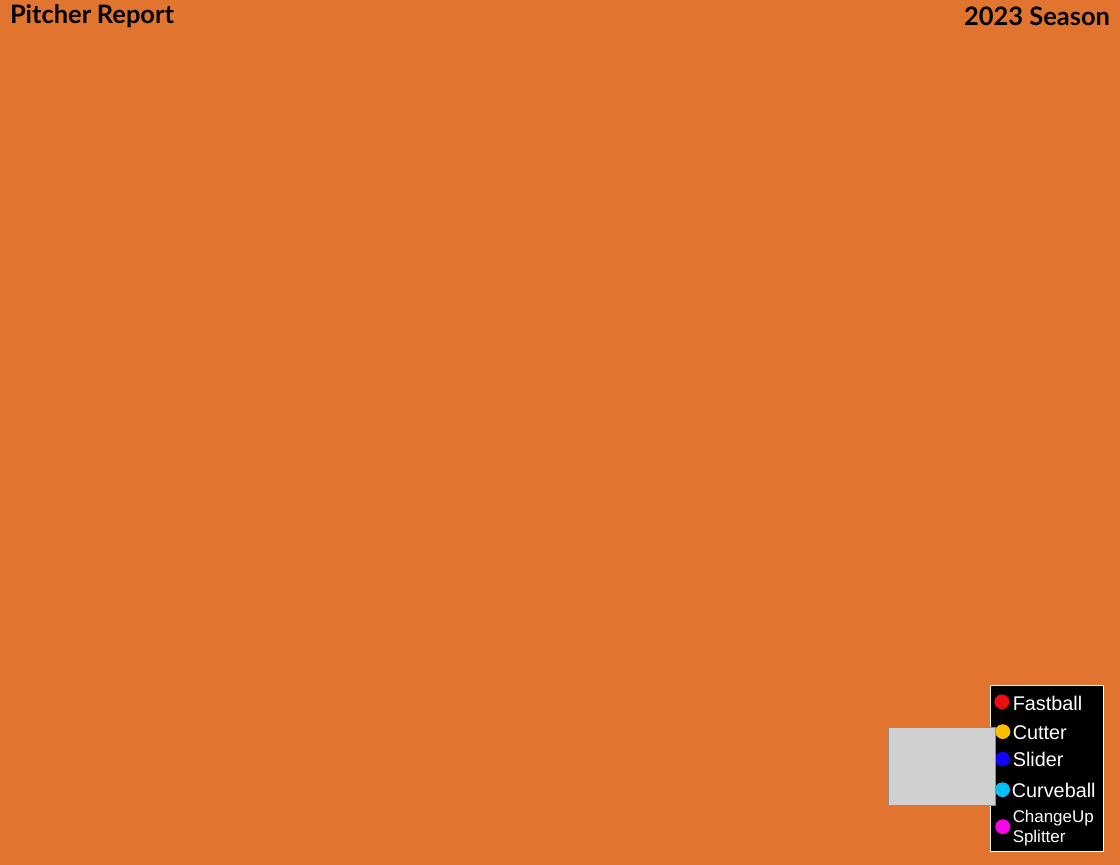
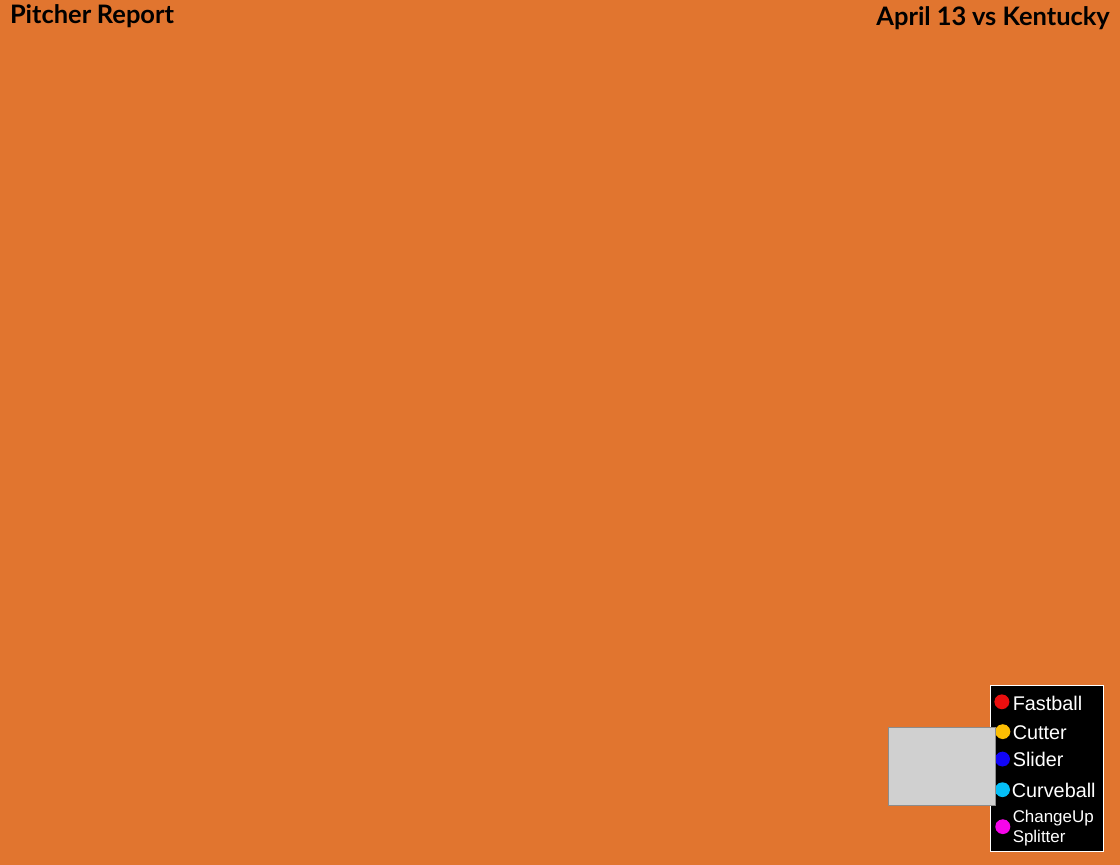
Before and after one commit to cheath5155/Postgame-Pitcher-Reports, a slide deck: slide 1 of Template2.pptx. Drawn at 1120x865 pixels with LibreOffice and Linux fonts; fonts in the diff are those of the drawing; grey boxes stand for pictures. Boxes give left, top, right and bottom in pixels: in the first picture for what was removed or moved away, otherwise in the second. Text is boxed around its words. In the diff, an @@ line names an element or a change of style, - is before the commit and + after.

```diff
--- a/Template2.pptx
+++ b/Template2.pptx
@@ text at (876, 6, 1110, 30): text changed @@
-2023 Season
+April 13 vs Kentucky
```
Also in this commit, not shown: 9 other files.
